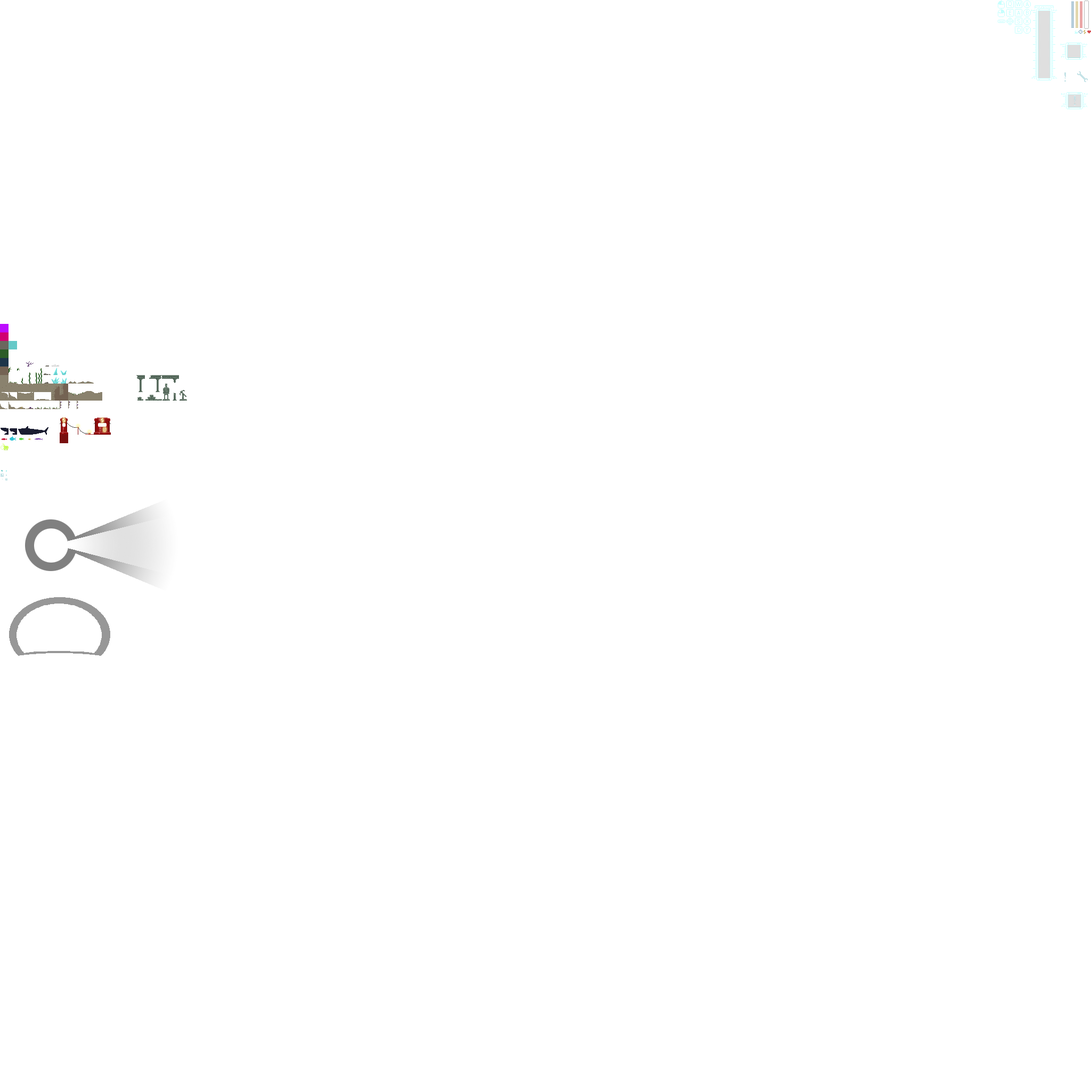
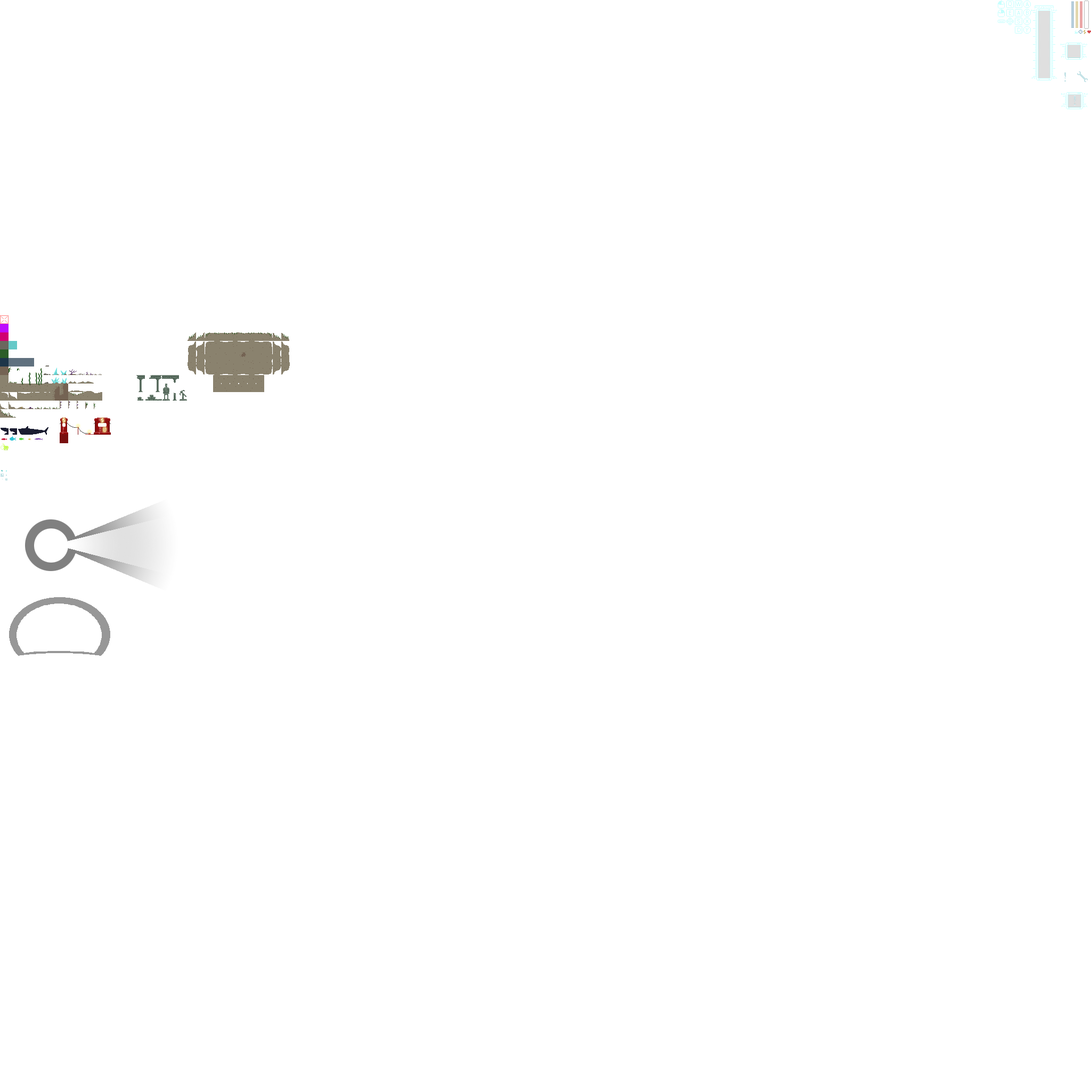
Before/after of a 1091x1091 layered artwork. What changed in the layer stack:
removed layer "level design tiles" from group "Tiles" over [0, 358, 102, 418]
added layer "water screen" (70%) in group "Tiles" over [8, 358, 35, 367]
added layer "solid collision" (50%) in group "Tiles" over [0, 315, 9, 325]
added layer "tiles" in group "Tiles" over [0, 332, 290, 418]
